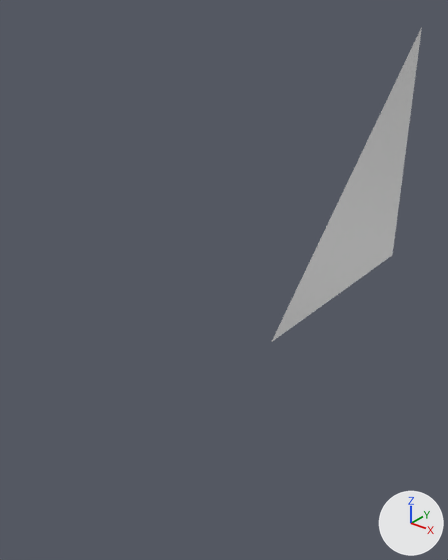
What one commit did to the Blender file model/axion950.blend.
The view is the same before and after, from a 50 mm camera at (1.28, -2.77, 2.31) aimed at (-0.12, -1.03, 1.23). Arrows for +X, +Y and +Z are at lower right; the lights stay in place. The same objects are shown in both versions, whatever each file hides.
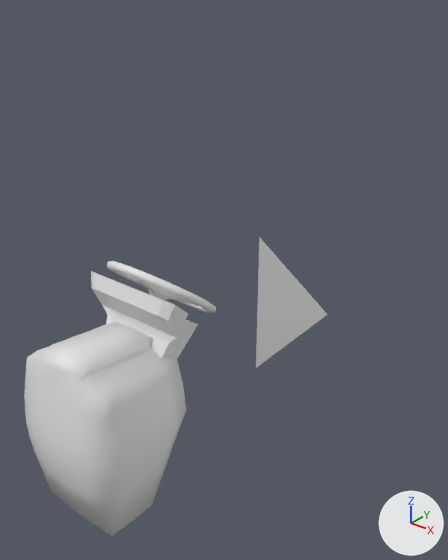
Diff of the bpy script that builds the scene:
```diff
--- a/model/axion950.blend.py
+++ b/model/axion950.blend.py
@@ me_plane_020 @@
 me_plane_020.from_pydata(...)  # 3 vertices, 1 face; spans x 0.0, y -0.855..0.348, z 0.9..2.103
 # used by ob_plane_022; location = (0.0, 0.0, 0.0)
-me_plane_020.vertices[0].co = (0.0, -0.855, 0.9)  # pixel (271, 342)
-me_plane_020.vertices[1].co = (0.0, 0.348, 0.9)  # pixel (392, 255)
-me_plane_020.vertices[2].co = (0.0, 0.348, 2.103)  # pixel (421, 26)
+# me_plane_020 part 1
+me_plane_020.vertices[0].co = (0.001, -0.369, 0.827)  # pixel (327, 314)
+me_plane_020.vertices[1].co = (0.001, -0.966, 0.827)  # pixel (255, 368)
+me_plane_020.vertices[2].co = (0.001, -0.966, 1.425)  # pixel (259, 236)
@@ me_torus_002 @@
+me_torus_002.from_pydata(...)  # 660 vertices, 674 faces; spans x -0.189..0.189, y -1.65..-1.352, z 1.291..1.539
+me_torus_002.polygons.foreach_set('use_smooth', [True] * 674)
@@ me_plane_020_1 @@
+me_plane_020_1.from_pydata(...)  # 22 vertices, 18 faces, 1 loose edge; spans x -0.171..0.191, y -1.708..-1.506, z 1.152..1.485
@@ me_cube_002 @@
+me_cube_002.from_pydata(...)  # 142 vertices, 140 faces; spans x -0.205..0.205, y -1.978..-1.565, z 0.758..1.356
+me_cube_002.polygons.foreach_set('use_smooth', [True] * 140)
@@ ob_torus_002 @@
+ob_torus_002 = bpy.data.objects.new('Torus.002', me_torus_002)
+ob_torus_002.location = (0.0, 0.0, 0.0)
@@ ob_plane_023 @@
+ob_plane_023 = bpy.data.objects.new('Plane.023', me_plane_020_1)
+ob_plane_023.location = (0.0, 0.0, 0.0)
@@ ob_cube @@
+ob_cube = bpy.data.objects.new('Cube', me_cube_002)
+ob_cube.location = (0.0, 0.0, 0.0)
```

Boxes (x1, y1, x2, y2) around the edits, measured in the pictures (448 x 560 px):
'Cube', added: after (24, 322, 186, 536)
'Plane.022', reshaped (52% narrower, 58% shorter): before (272, 27, 422, 341); after (256, 237, 328, 368)
'Plane.023', added: after (91, 271, 198, 359)
'Torus.002', added: after (107, 261, 216, 313)
